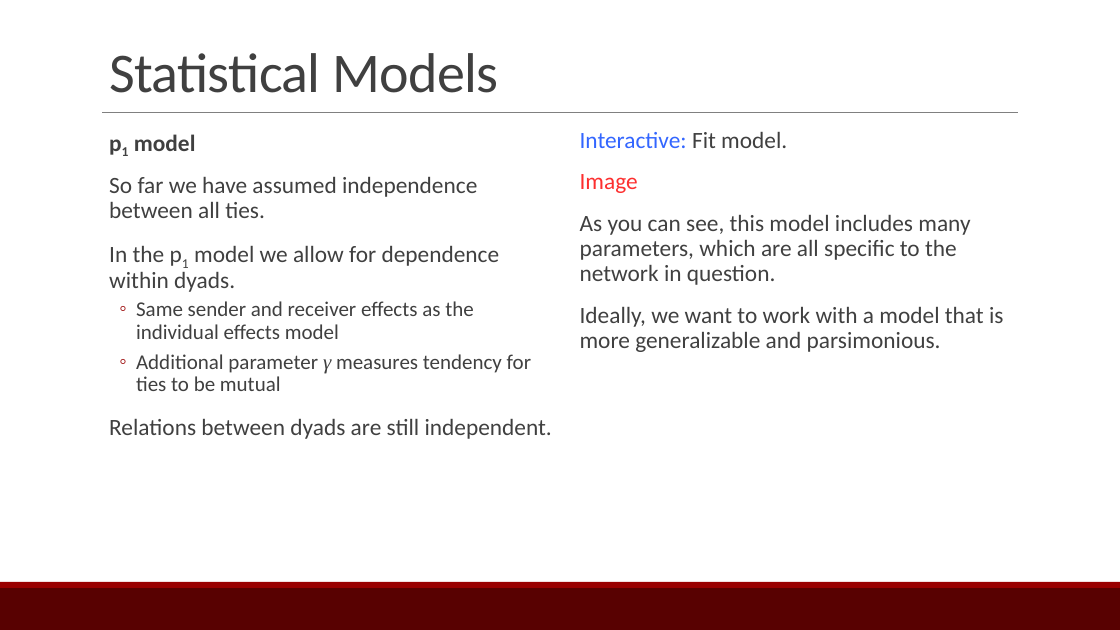
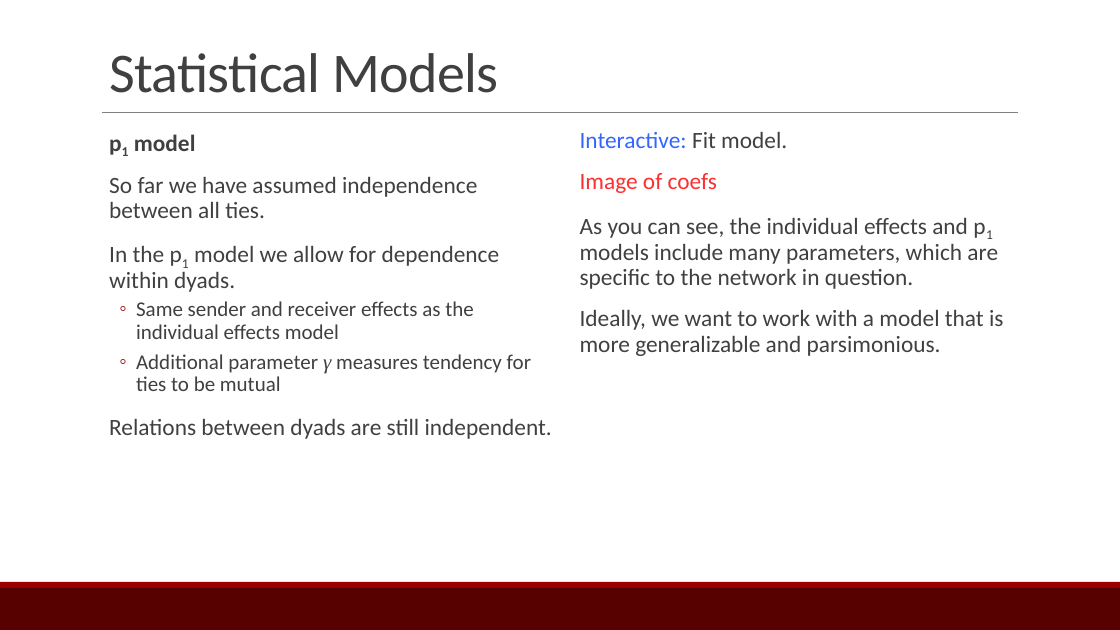
Before and after one commit to ebey/sunbelt2015, a slide deck: slide 28 of statnetWeb_slides.pptx (slide 27 before the commit). Drawn at 1120x630 pixels with LibreOffice and Linux fonts; fonts in the diff are those of the drawing. Boxes give left, top, right and bottom in pixels: in the first picture for what was removed or moved away, otherwise in the second. Text is boxed around its words. In the diff, an @@ line names an element or a change of style, - is before the commit and + after.

```diff
--- a/statnetWeb_slides.pptx
+++ b/statnetWeb_slides.pptx
@@ text at (x1=580, y1=173, x2=998, y2=289): text changed @@
-  Image
-  As you can see, this model includes many parameters, which are all specific to the network in question.
+  Image of coefs
+  As you can see, the individual effects and p1 models include many parameters, which are specific to the network in question.
```
Also in this commit, not shown: 3 other slides changed, 1 slide added.
